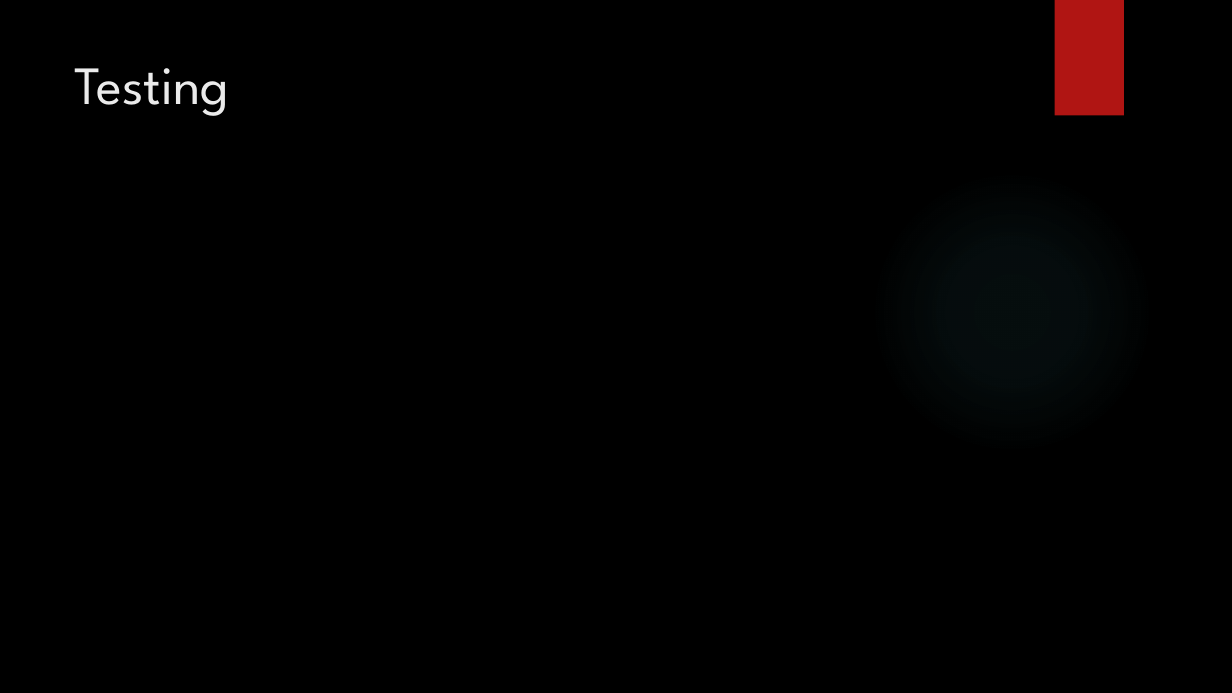
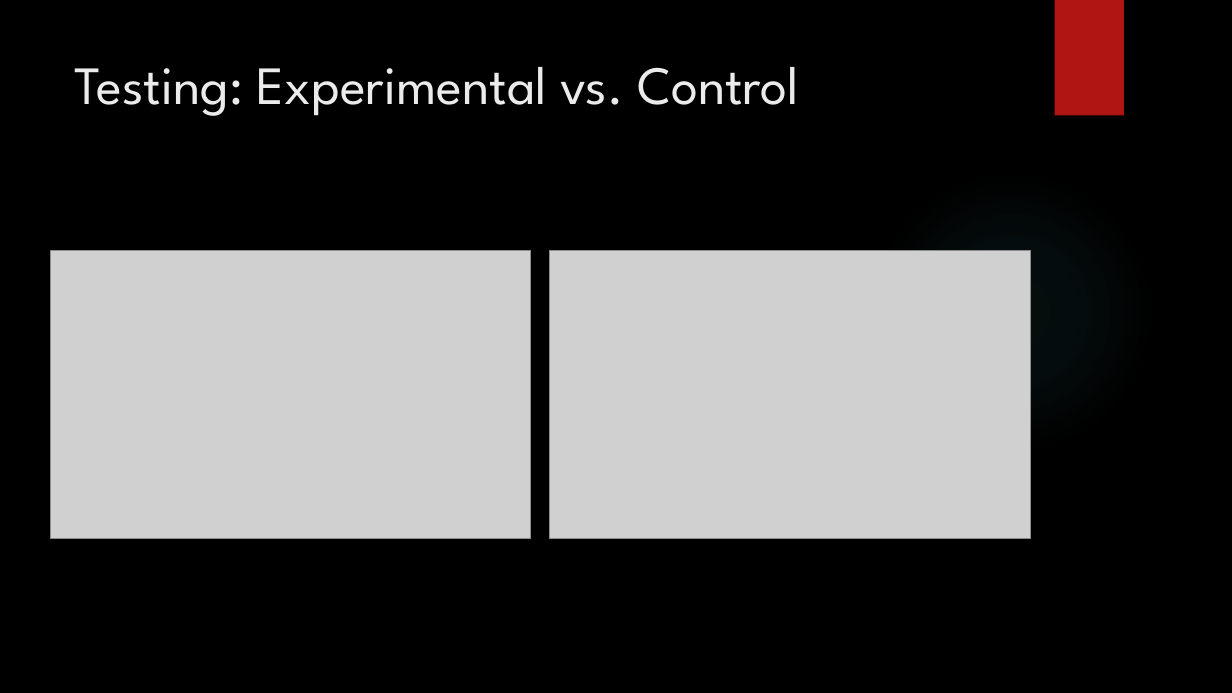
Before and after one commit to PositiveMD/scaling-waffle, a slide deck: slide 17 of ED-Tree/src/Elimination Diffraction Trees.pptx. Drawn at 1232x693 pixels with LibreOffice and Linux fonts; fonts in the diff are those of the drawing; grey boxes stand for pictures; background and template pictures are left out. Boxes give left, top, right and bottom in pixels: in the first picture for what was removed or moved away, otherwise in the second. Text is boxed around its words. In the diff, an @@ line names an element or a change of style, - is before the commit and + after.

```diff
--- a/ED-Tree/src/Elimination Diffraction Trees.pptx
+++ b/ED-Tree/src/Elimination Diffraction Trees.pptx
@@ title at [75, 67, 799, 116]: text changed @@
-Testing
+Testing: Experimental vs. Control
@@ picture added at [51, 250, 531, 539] @@
@@ picture added at [550, 250, 1031, 539] @@
```
Also in this commit, not shown: 3 other slides changed, 2 slides added, 2 slides removed.
